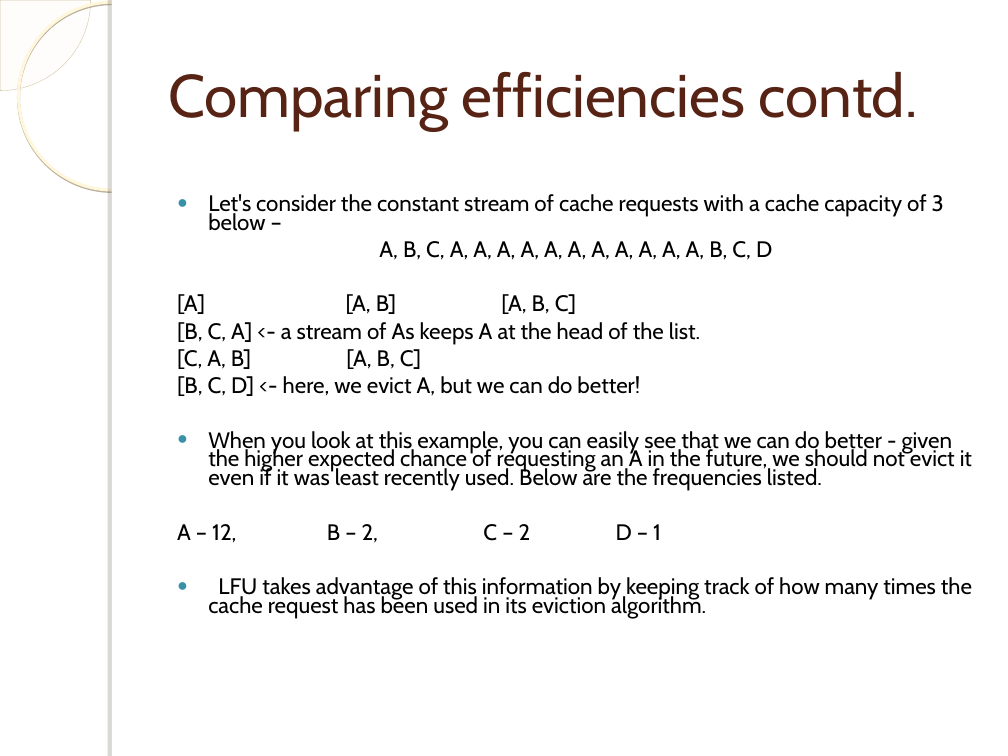
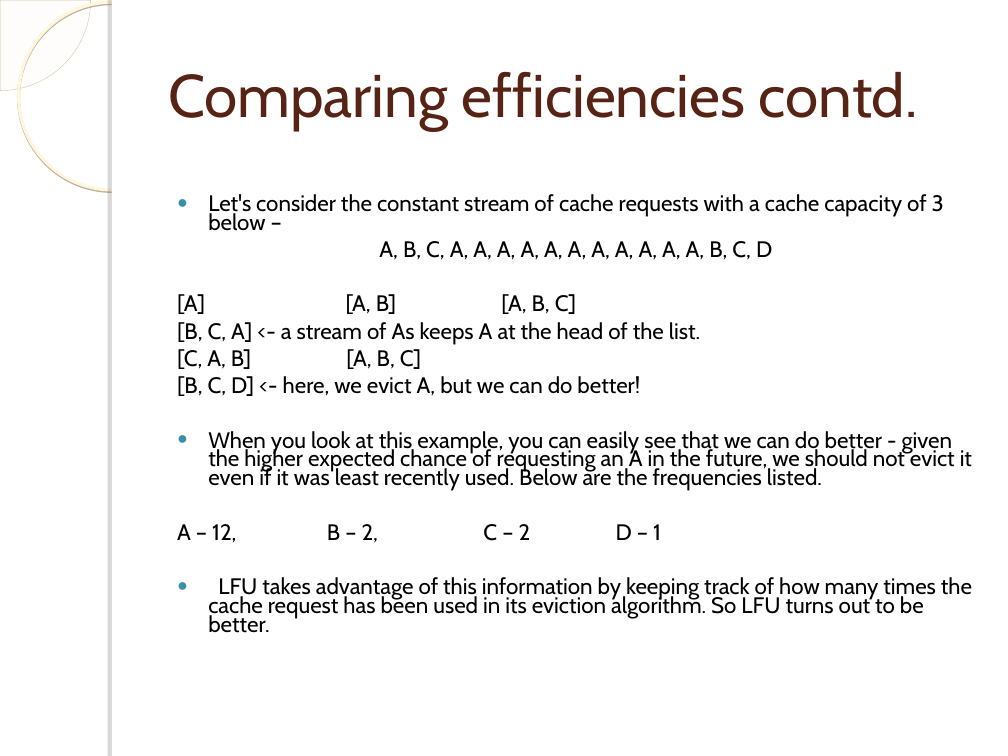
Before and after one commit to avraghav07/cache-replacement-algos, a slide deck: slide 14 of Presentation.ppt (slide 13 before the commit). Drawn at 1008x756 pixels with LibreOffice and Linux fonts; fonts in the diff are those of the drawing; background and template pictures are left out. Boxes give left, top, right and bottom in pixels: in the first picture for what was removed or moved away, otherwise in the second. Text is boxed around its words. In the diff, an @@ line names an element or a change of style, - is before the commit and + after.

```diff
--- a/Presentation.ppt
+++ b/Presentation.ppt
@@ text at [208, 577, 972, 633]: text changed @@
-● LFU takes advantage of this information by keeping track of how many times the cache request has been used in its eviction algorithm.
+● LFU takes advantage of this information by keeping track of how many times the cache request has been used in its eviction algorithm. So LFU turns out to be better.
```
Also in this commit, not shown: 3 other slides changed, 2 slides added, 1 other file.
